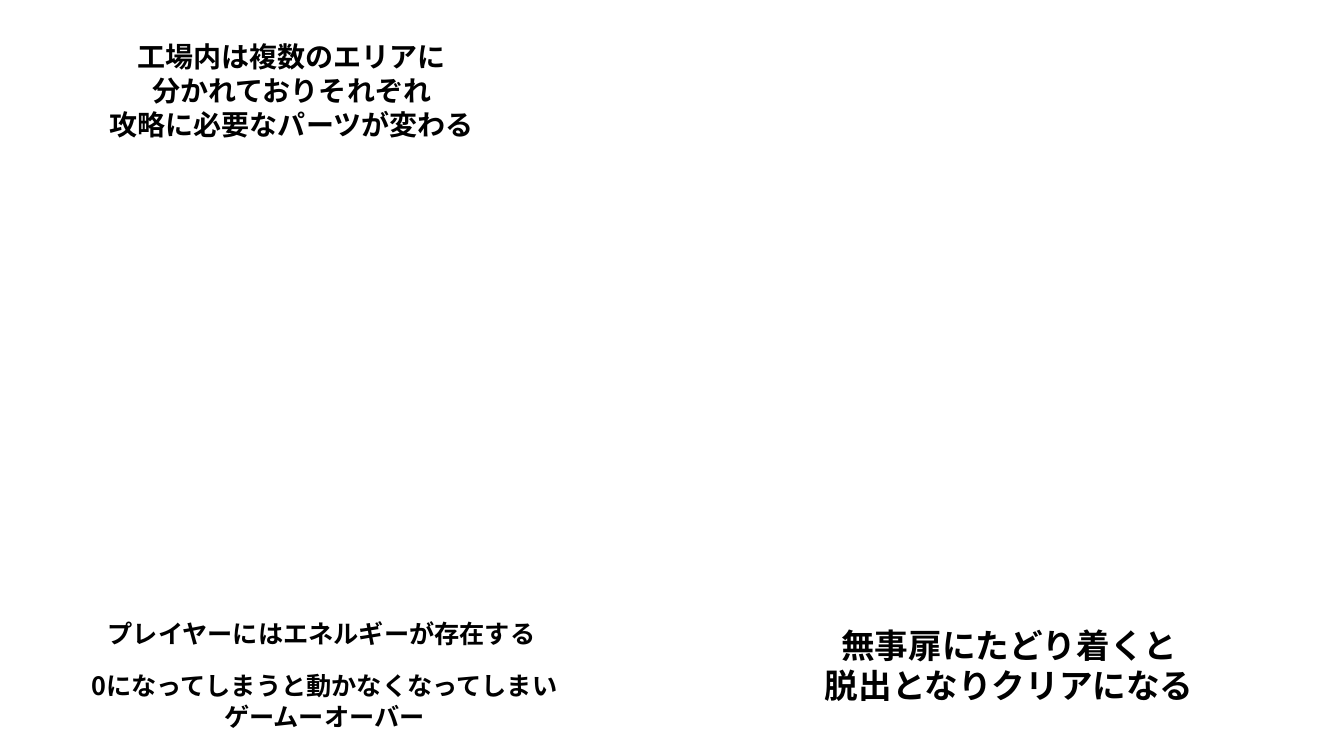
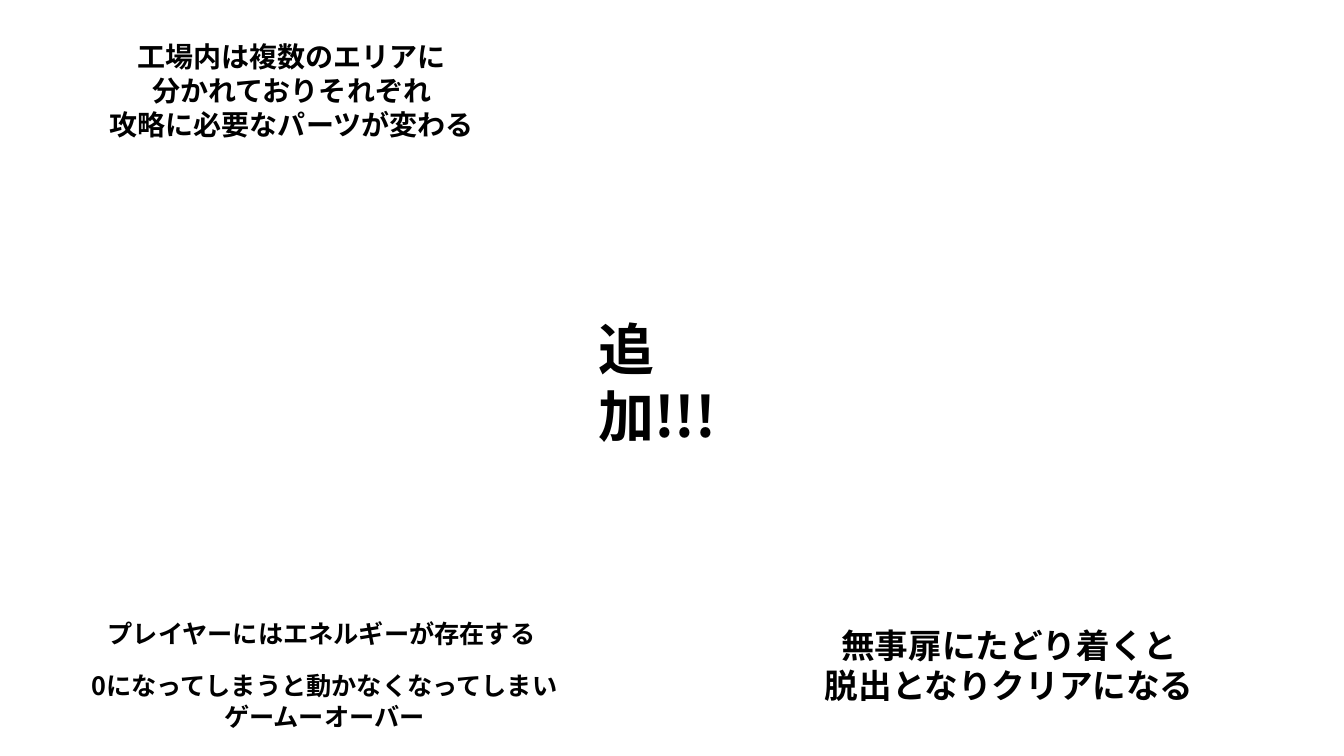
Before and after one commit to IbukiOkusada/team, a slide deck: slide 7 of 企画書続き.pptx. Drawn at 1344x756 pixels with LibreOffice and Linux fonts; fonts in the diff are those of the drawing. Boxes give left, top, right and bottom in pixels: in the first picture for what was removed or moved away, otherwise in the second. Text is boxed around its words. In the diff, an @@ line names an element or a change of style, - is before the commit and + after.

Commit message:
追加を追加

```diff
--- a/企画書続き.pptx
+++ b/企画書続き.pptx
@@ text added at [598, 322, 716, 442], 40 pt, text #000000, bold @@
+追加!!!
```
